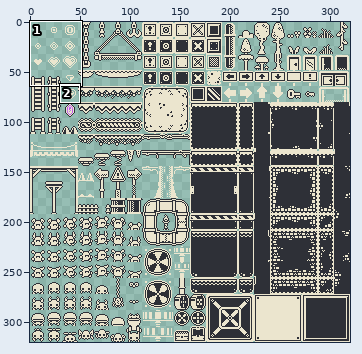
Two states of a sprite sheet, assests/World tiles/maybe_inusrial_tileset.png. Above, an overview of the earlier version with the close-up marked.
Close-up. Earlier state:
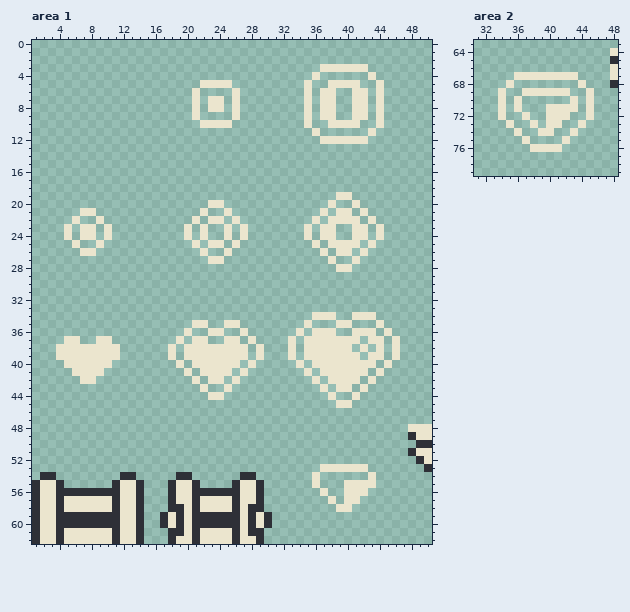
The file is 320x320 pixels. Shown: area 1: x 1..50, y 0..62; area 2: x 31..48, y 63..79. The commit also changed other parts of the picture, which this record leaves out.
The result:
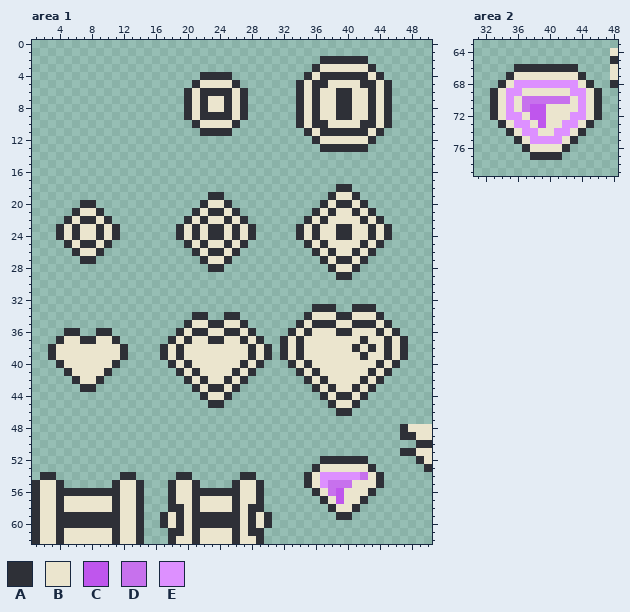
Palette (. is transparent): A #2e3037  B #ebe5ce  C #bf56ed  D #c771ed  E #dd90ff
Difference:
Changed rows in their new state; - is an unchanged pixel.
Area 1:
first column x 20:
 2 -----------------AAAAAA---
 3 ----------------A------A--
 4 --AAAA---------A-AAAAAA-A-
 5 -A----A-------A-AA----AA-A
 6 A-AAAA-A------A-A--AA--A-A
 7 A-A--A-A------A-A--AA--A-A
 8 A-A--A-A------A-A--AA--A-A
 9 A-AAAA-A------A-A--AA--A-A
10 -A----A-------A-AA----AA-A
11 --AAAA---------A-AAAAAA-A-
12 ----------------A------A--
13 -----------------AAAAAA---
first column x 4:
18 -----------------------------------AA-----
19 -------------------AA-------------A--A----
20 ---AA-------------A--A-----------A-AA-A---
21 --A--A-----------A-AA-A---------A-A--A-A--
22 -A-AA-A---------A-A--A-A-------A-A----A-A-
23 A-A--A-A-------A-A-AA-A-A-----A-A--AA--A-A
24 A-A--A-A-------A-A-AA-A-A-----A-A--AA--A-A
25 -A-AA-A---------A-A--A-A-------A-A----A-A-
26 --A--A-----------A-AA-A---------A-A--A-A--
27 ---AA-------------A--A-----------A-AA-A---
28 -------------------AA-------------A--A----
29 -----------------------------------AA-----
first column x 3:
33 ---------------------------------AAA--AAA----
34 ------------------AA--AA--------A---AA---A---
35 -----------------A--AA--A------A-AAA--AAA-A--
36 --AA--AA--------A-AA--AA-A----A-A---AA---A-A-
37 -A--AA--A------A-A--AA--A-A--A-A-------A--A-A
38 A--------A----A-A--------A-A-A-A------A-A-A-A
39 A--------A----A-A--------A-A-A-A-------A--A-A
40 -A------A------A-A------A-A---A-A--------A-A-
41 --A----A--------A-A----A-A-----A-A------A-A--
42 ---A--A----------A-A--A-A-------A-A----A-A---
43 ----AA------------A-AA-A---------A-A--A-A----
44 -------------------A--A-----------A-AA-A-----
45 --------------------AA-------------A--A------
46 ------------------------------------AA-------
48 --------------------------------------------A
49 --------------------------------------------A
51 --------------------------------------------A
52 ----------------------------------AAAAAA-----
53 ---------------------------------A------A----
54 --------------------------------A-EEEEED-A---
55 --------------------------------A-EDDD---A---
56 ---------------------------------A-DC---A----
57 ----------------------------------A-C--A-----
58 -----------------------------------A--A------
59 ------------------------------------AA-------
Area 2:
first column x 33:
66 ---AAAAAAAA---
67 --A--------A--
68 -A-EEEEEEEE-A-
69 A-EE------EE-A
70 A-E-DDDDDD-E-A
71 A-E-DCC----E-A
72 A-EE-CC---EE-A
73 -A-EE-C--EE-A-
74 --A-EE--EE-A--
75 ---A-EEEE-A---
76 ----A----A----
77 -----AAAA-----
